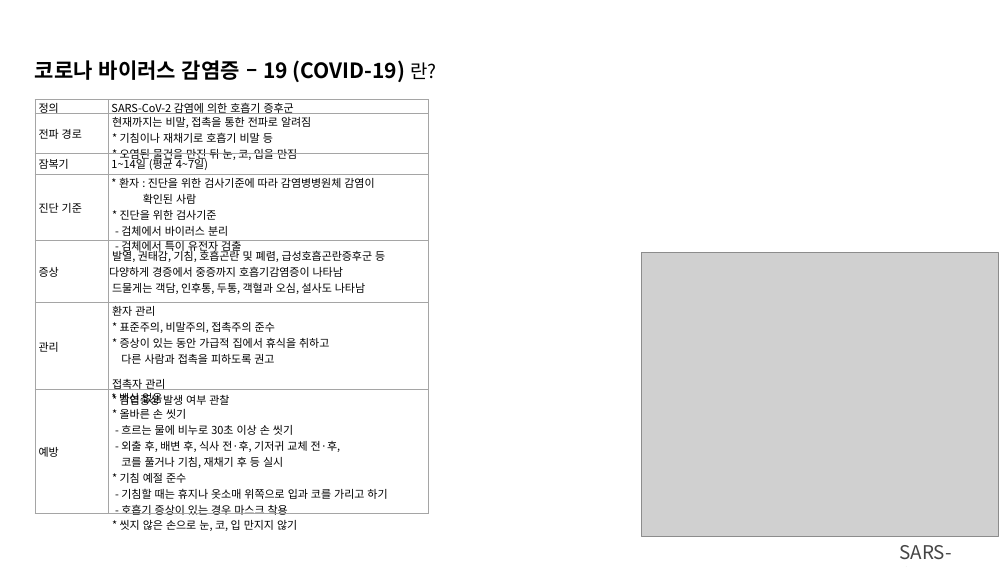
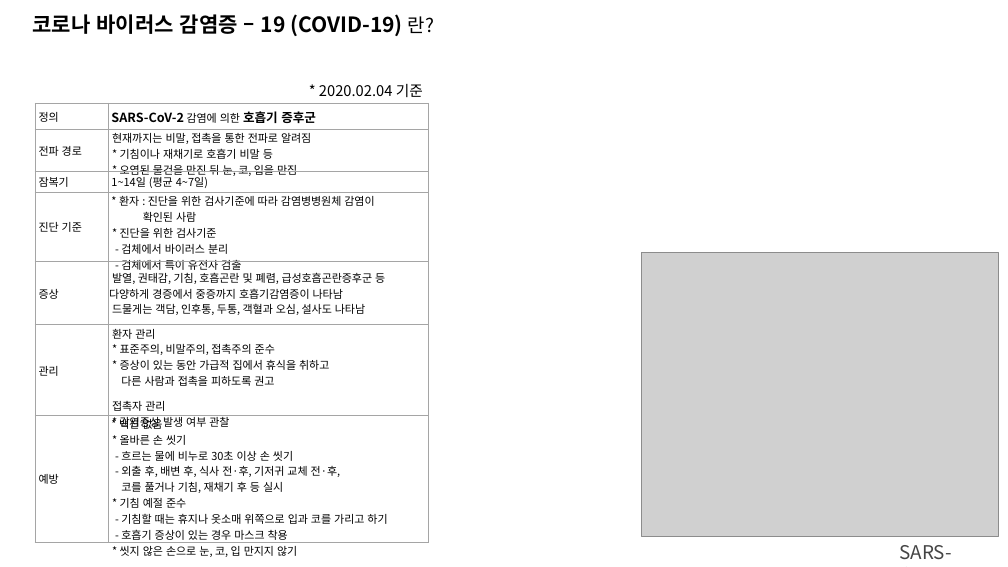
Before and after one commit to seungjae1162/Learning_Spoons_Second_Project, a slide deck: slide 2 of PROJECT2-Corona19.pptx. Drawn at 1008x567 pixels with LibreOffice and Linux fonts; fonts in the diff are those of the drawing; grey boxes stand for pictures. Boxes give left, top, right and bottom in pixels: in the first picture for what was removed or moved away, otherwise in the second. Text is boxed around its words. In the diff, an @@ line names an element or a change of style, - is before the commit and + after.

```diff
--- a/PROJECT2-Corona19.pptx
+++ b/PROJECT2-Corona19.pptx
@@ text "코로나 바이러스 감염증 – 19 ...": place and size @@
-text "코로나 바이러스 감염증 – 19 ..." at bbox=[35, 60, 436, 82]
+text "코로나 바이러스 감염증 – 19 ..." at bbox=[32, 14, 434, 36]
@@ text added at bbox=[319, 84, 423, 97], 14 pt, text #000000 @@
+* 2020.02.04 기준
@@ table at bbox=[35, 104, 428, 561] @@
@@ size 10.5 to 12 pt, bold on in "SARS-CoV-2 호흡기 증후군" @@
@@ table: place and size @@
-table at bbox=[35, 100, 428, 535]
+table at bbox=[35, 104, 428, 561]
```
